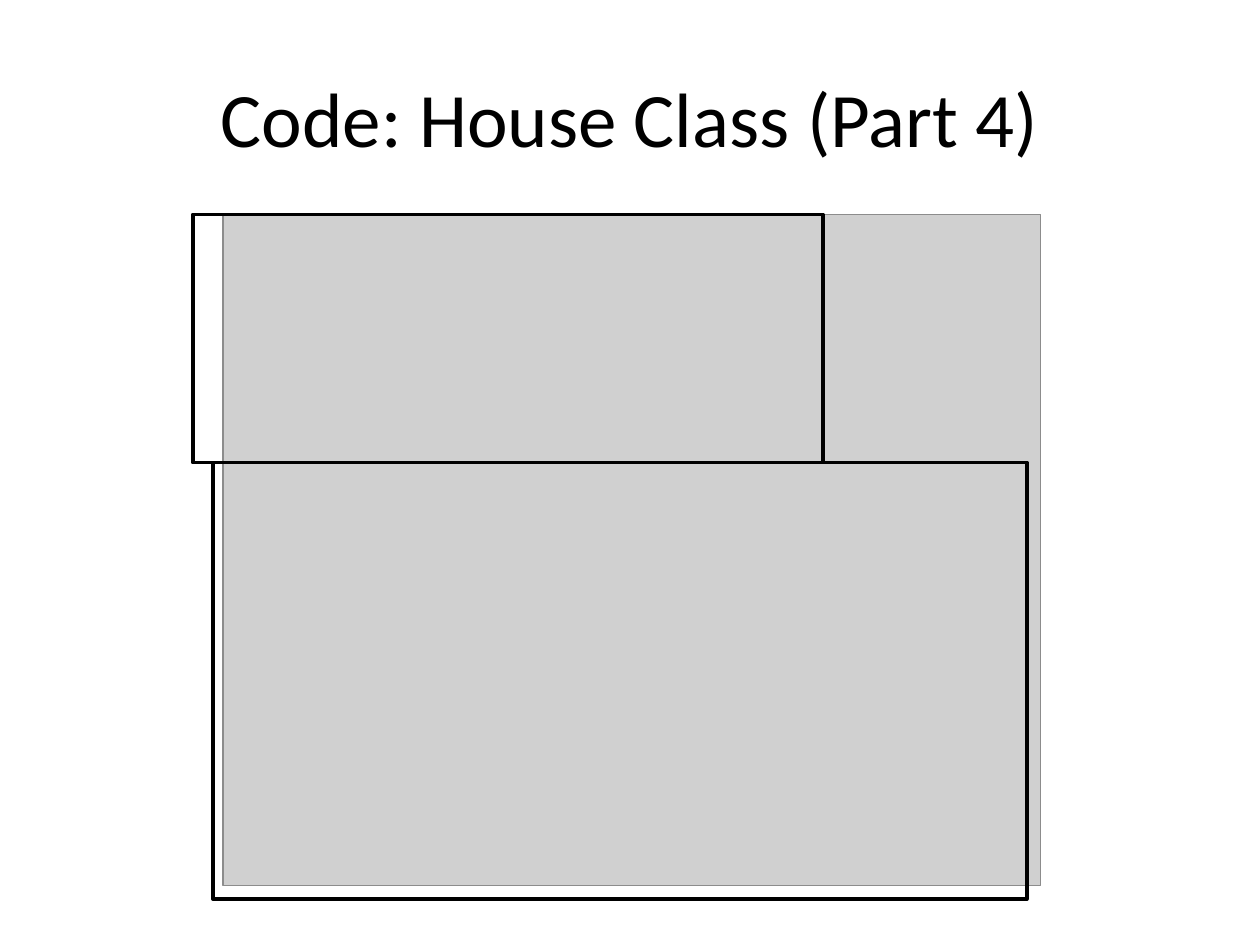
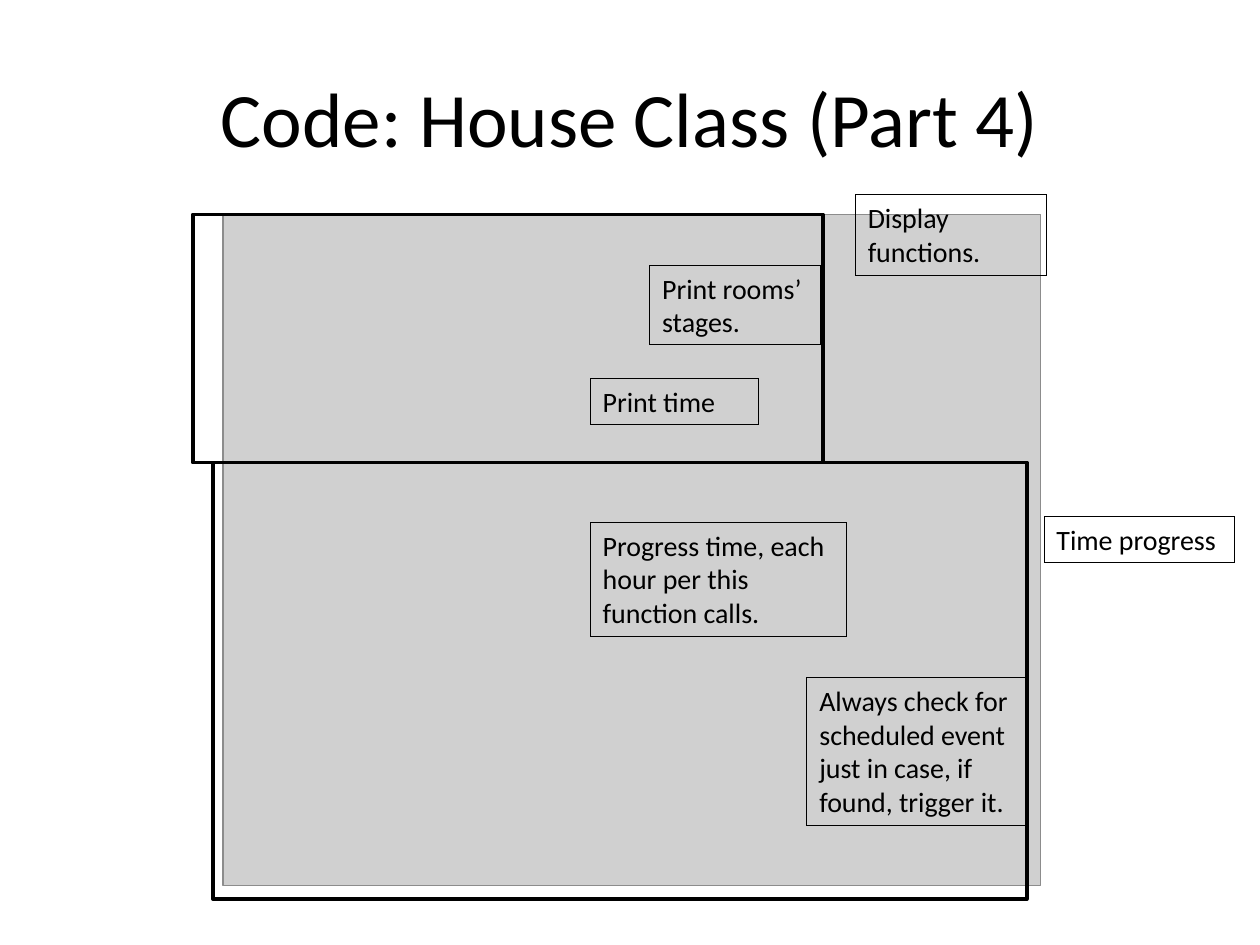
Before and after one commit to jzrlza/SmartHomePrototype, a slide deck: slide 18 of project_presentation.pptx. Drawn at 1260x945 pixels with LibreOffice and Linux fonts; fonts in the diff are those of the drawing; grey boxes stand for pictures. Boxes give left, top, right and bottom in pixels: in the first picture for what was removed or moved away, otherwise in the second. Text is boxed around its words. In the diff, an @@ line names an element or a change of style, - is before the commit and + after.

```diff
--- a/project_presentation.pptx
+++ b/project_presentation.pptx
@@ rectangle added at bbox=[856, 195, 1047, 276], outline #000000 0.75 pt, 16 pt, text #000000 @@
+Display functions.
@@ rectangle added at bbox=[650, 265, 822, 344], outline #000000 0.75 pt, 16 pt, text #000000 @@
+Print rooms’ stages.
@@ rectangle added at bbox=[591, 378, 760, 425], outline #000000 0.75 pt, 16 pt, text #000000 @@
+Print time
@@ rectangle added at bbox=[591, 522, 848, 636], outline #000000 0.75 pt, 16 pt, text #000000 @@
+Progress time, each hour per this function calls.
@@ rectangle added at bbox=[1045, 517, 1236, 563], outline #000000 0.75 pt, 16 pt, text #000000 @@
+Time progress
@@ rectangle added at bbox=[806, 678, 1024, 827], outline #000000 0.75 pt, 16 pt, text #000000 @@
+Always check for scheduled event just in case, if found, trigger it.
```
Also in this commit, not shown: 8 other slides changed.
